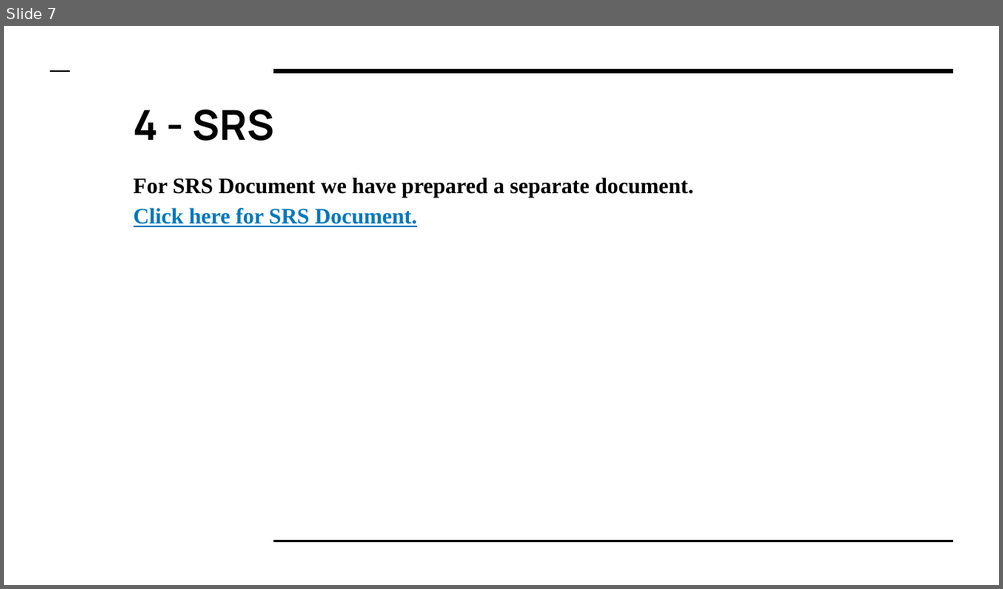
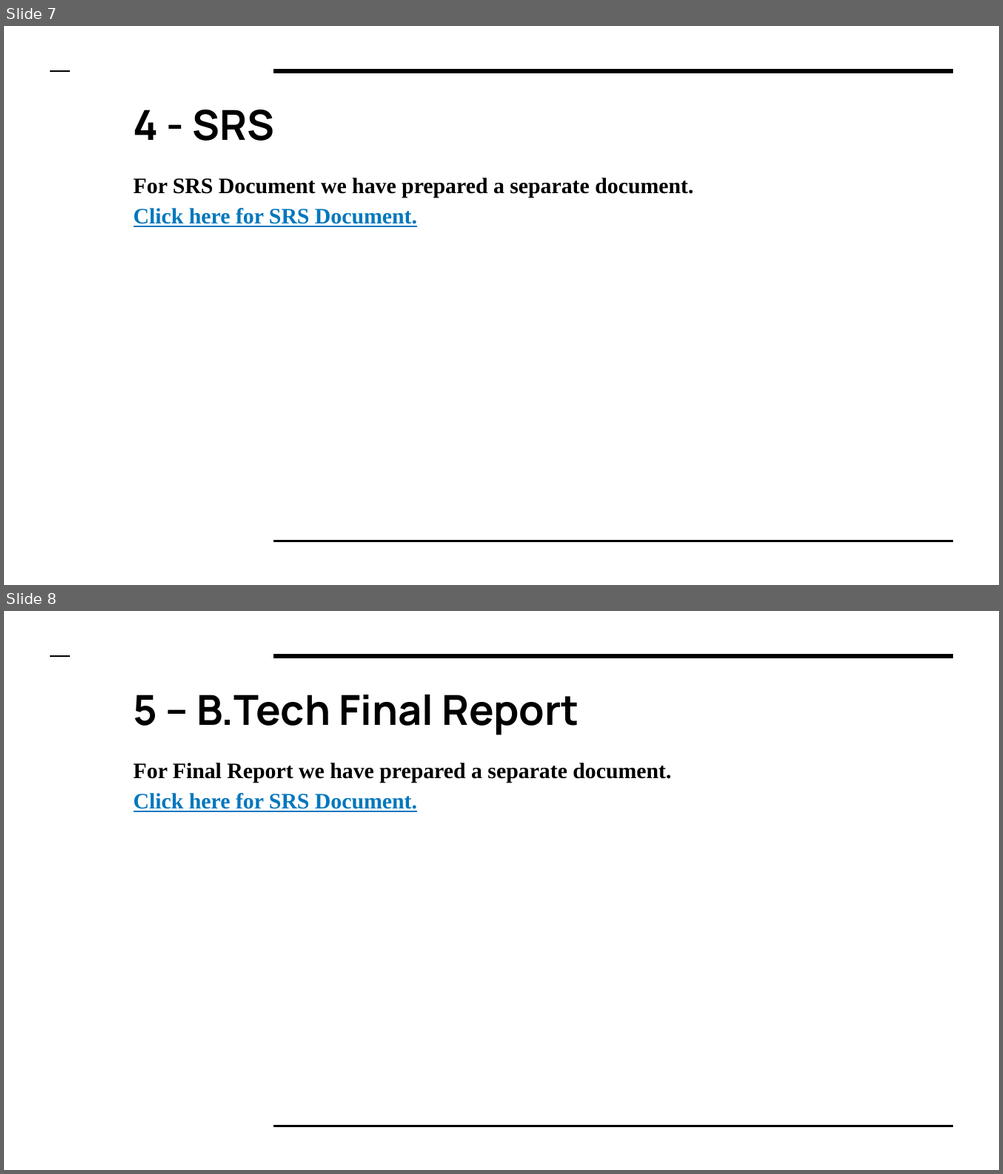
Before and after one commit to meetb007/kissan-bandhu, a slide deck: documents/kisaan Bandhu.pptx. Shown one above the other, each under a label of ours: slide 7 before the commit, slides 7 and 8 after it. The pictures are 1003x589 and 1003x1174 pixels, drawn with LibreOffice and Linux fonts; fonts in the diff are those of the drawing. Boxes give left, top, right and bottom in pixels: in the first picture for what was removed or moved away, otherwise in the second. Text is boxed around its words. In the diff, an @@ line names an element or a change of style, - is before the commit and + after.

```diff
--- a/documents/kisaan Bandhu.pptx
+++ b/documents/kisaan Bandhu.pptx
@@ slide 8 added at <box>4,611,999,1170</box>, background #FFFFFF; not listed: 3 template elements that a slide beside it also shows @@
@@ title added at <box>134,695,579,735</box>, 30 pt, text #000000, bold @@
+5 – B.Tech Final Report
@@ text added at <box>134,763,671,812</box>, 16 pt, text #000000, bold @@
+For Final Report we have prepared a separate document.
+Click here for SRS Document.
```
Also in this commit, not shown: 8 slides changed, 12 other slides added, 6 other files.
